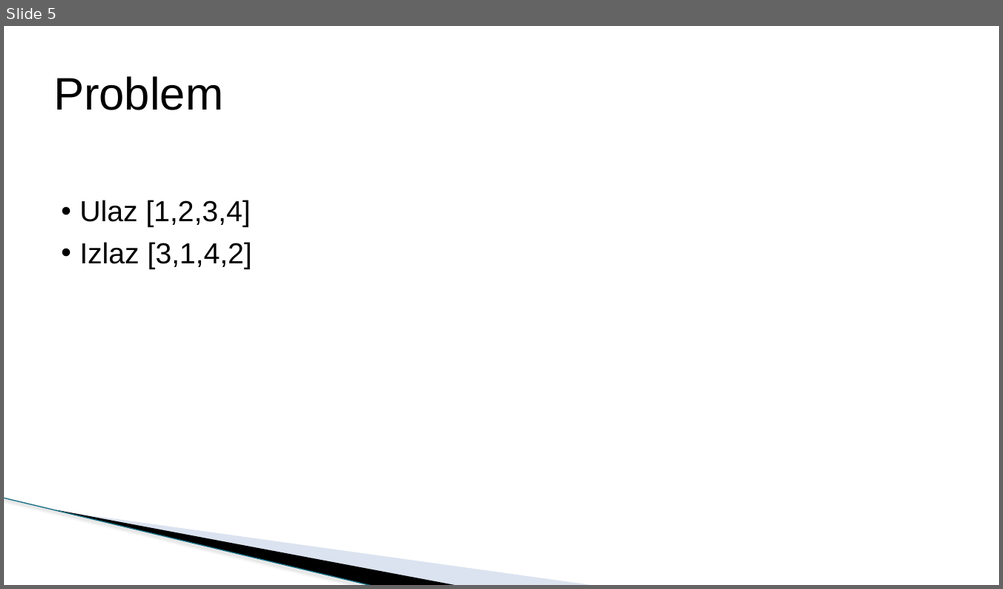
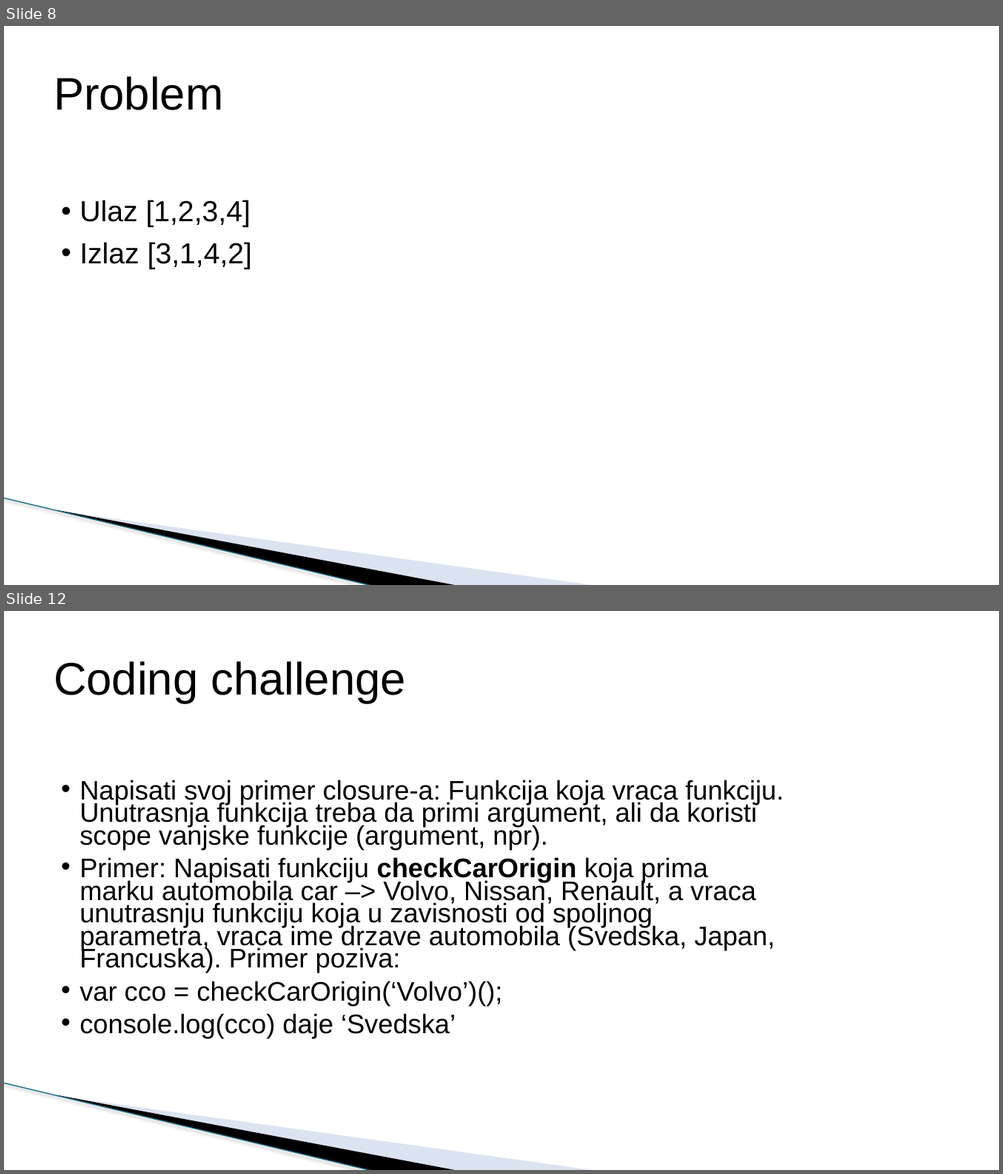
Before and after one commit to todalexcode/kurs-front-end, a slide deck: sesija-16/PPT/Front-End Developer-16.pptx. Shown one above the other, each under a label of ours: slide 5 before the commit, slides 8 and 12 after it; the slides between them are not shown. The pictures are 1003x589 and 1003x1174 pixels, drawn with LibreOffice and Linux fonts; fonts in the diff are those of the drawing; background and template pictures are left out. Boxes give left, top, right and bottom in pixels: in the first picture for what was removed or moved away, otherwise in the second. Text is boxed around its words. In the diff, an @@ line names an element or a change of style, - is before the commit and + after.

```diff
--- a/sesija-16/PPT/Front-End Developer-16.pptx
+++ b/sesija-16/PPT/Front-End Developer-16.pptx
@@ slide 12 added at (4,611,999,1170), background #FFFFFF; not listed: 3 template elements that a slide beside it also shows @@
@@ title added at (54,661,406,703), 44 pt, text #000000 @@
+Coding challenge
@@ text added at (79,780,783,1039), 25.9 pt, text #000000 @@
+• Napisati svoj primer closure-a: Funkcija koja vraca funkciju. Unutrasnja funkcija treba da primi argument, ali da koristi scope vanjske funkcije (argument, npr).
+• Primer: Napisati funkciju checkCarOrigin koja prima marku automobila car –> Volvo, Nissan, Renault, a vraca unutrasnju funkciju koja u zavisnosti od spoljnog parametra, vraca ime drzave automobila (Svedska, Japan, Francuska). Primer poziva:
+• var cco = checkCarOrigin(‘Volvo’)();
+• console.log(cco) daje ‘Svedska’
@@ what was slide 5 is now slide 8 @@
```
Also in this commit, not shown: 1 slide changed, 6 other slides added, 1 other file.
